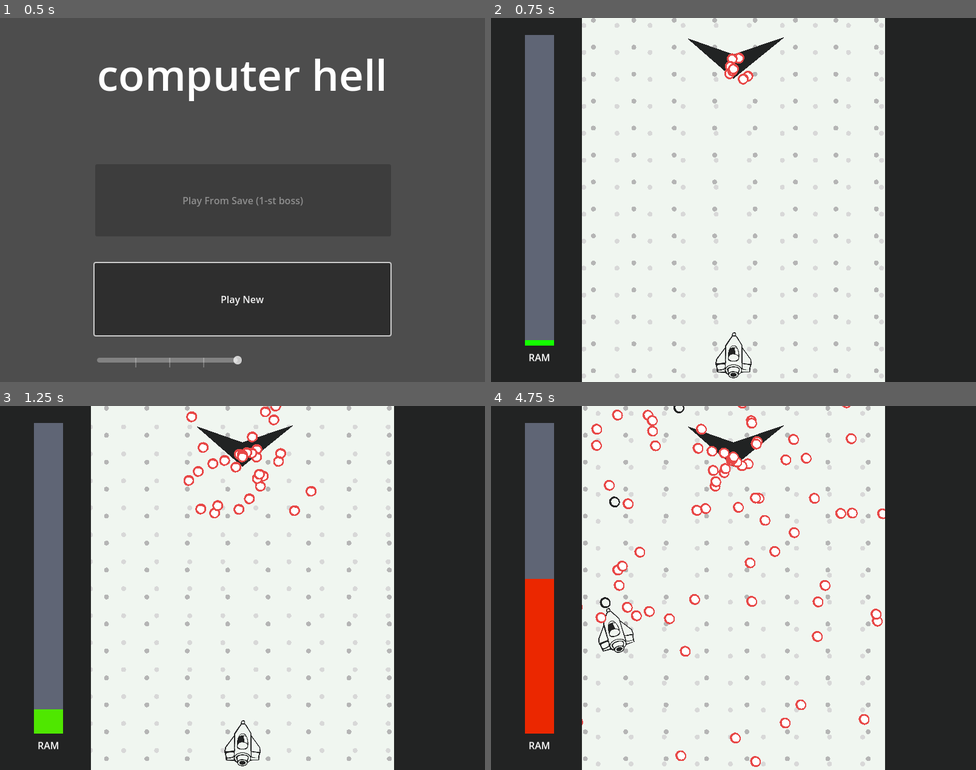
Above: before the commit, frames 1-4 (two rows, left to right).
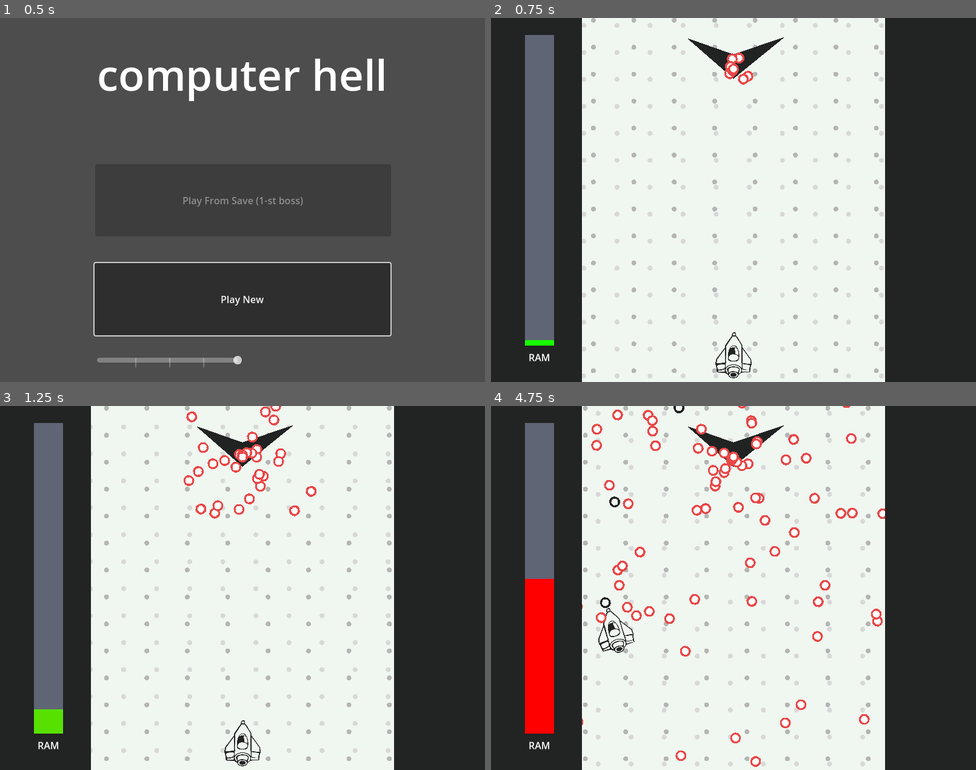
Above: after the commit, the same moments.

Repository: RainMa22/BulletHell
Game: Godot game, scene res://Scenes/Title.tscn
Same seed, same stepped clock (60 frames per second), same inputs: the game is played once before the commit and once after it.
Inputs:
- Up to frame 1 (0.5 s): no input
- Up to frame 2 (0.75 s): click "Play New" at 0.5 s
- Up to frame 3 (1.25 s): no input
- Up to frame 4 (4.75 s): hold D (Right) 1.28-2.03 s; hold Z (Shoot) 1.28-2.03 s; hold S (Down) 2.03-2.78 s; tap Z (Shoot) at 2.1, 3.6 s; hold D (Right) 2.78-3.53 s; hold Z (Shoot) 2.78-3.53 s; hold W (Up) 3.53-4.28 s; hold A (Left) from 4.28 s (still down); hold Z (Shoot) from 4.28 s (still down)

Frame 1 is identical in both runs. In frame 2, less than 0.1% of the frame differs, in the area x 48-55%, y 9-18%; in frame 3, 0.1%; in frame 4, 3.0%, in the area x 7-82%, y 0-100%.

Commit message:
created a singal from rambar that emits to Global, which then emits a singal to the StyleManagers

Diff:
--- a/src/bullet/BulletStyleManager.gd
+++ b/src/bullet/BulletStyleManager.gd
@@ -1,7 +1,6 @@
 class_name BulletStyleManager extends Object
 
 const DOODLE: Shader = preload("res://src/bullet/DoodleBullet.gdshader")
-var rng: RandomNumberGenerator
 
 var body_node: Sprite2D
 var outline_node:Sprite2D
@@ -13,7 +12,7 @@
 	self.outline_node = outline_node
 	outline_material = outline_node.material
 	styleMaterial =  ShaderMaterial.new()
-	rng = Global.rng
+	Global.style_changed.connect(self.on_style_change)
 
 func get_body_color() -> Color:
 	return body_node.modulate
@@ -23,14 +22,14 @@
 
 func on_style_change() -> void:
 	match(Global.current_style):
-		Global.style.DOODLE:
+		Global.Style.DOODLE:
 			body_node.visible = false;
 			outline_material = outline_node.material
 			outline_node.material = styleMaterial
 			styleMaterial.set_shader(DOODLE)
 			styleMaterial.set_shader_parameter("color", get_body_color())
 			styleMaterial.set_shader_parameter("outline", get_outline_color())
-			#styleMaterial.set_shader_parameter("rand_val", rng.randf())
+			styleMaterial.set_shader_parameter("ID", Global.current_time)
 		_:
 			body_node.visible = true;
 			outline_node.material = outline_material;
--- a/src/bullet/DoodleBullet.gdshader
+++ b/src/bullet/DoodleBullet.gdshader
@@ -2,6 +2,8 @@
 
 uniform vec4 color = vec4(1.);
 uniform vec4 outline = vec4(0,0,0,1.);
+uniform float changes_per_second = 1.0;
+uniform float ID = 1.;
 
 float rand(float x){
 	return fract(sin(dot(x,0.1))*43758.5453);
@@ -19,7 +21,7 @@
 
 //1 - dimension perlin - sort-of
 float smoothrand(float x){
-	float size = 1.;
+	float size = 2.;
 
 	float a_point = floor(x/size)*size;
 	float dist_from_a = x - a_point;
@@ -41,12 +43,15 @@
 	float theta = (atan(y,x));
 
 	float alpha = 1.0;
-	float offset = (noise(theta+0.1+TIME)-.5)/10.;
-	float offset2 = (noise(theta+0.1-TIME)-.5)/16.;
-	if(radius < .3 + offset){
+	float variant_num = floor(TIME*changes_per_second + ID);
+	float body = .2 + noise(variant_num*7.)/20.;
+	float outline_size = .4 + noise(variant_num*13.)/40.;
+	float offset = (noise(sin(theta*2.)*TAU-variant_num*7.))/10.;
+	float offset2 = (noise(sin(theta*1.5)*TAU-variant_num*13.))/16.;
+	if(radius < body + offset){
 		COLOR = color;
 
-	} else if(radius < .45 + offset2){
+	} else if(radius < outline_size + offset2){
 		//alpha = 1.0;
 		COLOR = outline;
 	} else {
--- a/src/bullet/DoodlePreview.tscn
+++ b/src/bullet/DoodlePreview.tscn
@@ -8,6 +8,8 @@
 shader = ExtResource("2_r6mdi")
 shader_parameter/color = Vector4(1, 1, 1, 1)
 shader_parameter/outline = Vector4(0, 0, 0, 1)
+shader_parameter/changes_per_second = 1.0
+shader_parameter/ID = 1.0
 
 [sub_resource type="CircleShape2D" id="CircleShape2D_qvb2s"]
 radius = 8.15
--- a/src/global/Global.gd
+++ b/src/global/Global.gd
@@ -1,9 +1,26 @@
 extends Node
 
 var current_boss : int
-enum style {DOODLE,UNKNOWN}
-var current_style: style = style.DOODLE;
-var rng: RandomNumberGenerator;
+enum Style {DOODLE=0, REGULAR=1}
+var current_style: Style = Style.DOODLE;
+var current_time: float;
+
+#STYLE MANAGEMENT
+signal style_changed(new_style)
+@onready var style_change_cooldown = 0;
+const STYLE_CHANGE_INTERVAL = 3.;
+func change_style(style = null):
+	if style_change_cooldown > 0 : return
+	if style == null:
+		style = current_style
+		var rng = RandomNumberGenerator.new()
+		while(style == current_style):
+			style = Style.values()[rng.randi_range(0,Style.size()-1)]
+			print("changing style to {style}!".format({"style": style}))
+	style_change_cooldown += STYLE_CHANGE_INTERVAL
+	current_style = style;
+	style_changed.emit(style)
+
 
 # BULLET COUNTER GLOBAL PROPERTY
 signal bullet_counter_increased(new_value)
@@ -11,7 +28,7 @@
 var bullet_counter : int = 0:
 	set(val):
 
-		chaos_value = float(val) / 100 # UPDATE THE CHAOS VALUE with the new value
+		chaos_value = float(val) / 90 # UPDATE THE CHAOS VALUE with the new value
 
 		if val > bullet_counter:
 			bullet_counter_increased.emit(val) # Increase, emit signal.
@@ -28,5 +45,9 @@
 var chaos_value := 0.0 # A value proportional to the number of bullets on screen.
 
 func _ready():
-	rng = RandomNumberGenerator.new()
+	current_time = 0.
 	current_boss = 1
+
+func _process(delta):
+	current_time += delta
+	style_change_cooldown = max(0, style_change_cooldown - delta)
--- a/src/ui/RAMBar.gd
+++ b/src/ui/RAMBar.gd
@@ -8,17 +8,22 @@
 ######################################################
 
 var style_box: StyleBoxFlat;
+signal ram_full()
+
 func _ready():
 	Global.bullet_counter_decreased.connect(on_change_bullet_counter) # Connecting signals from the global state.
 	Global.bullet_counter_increased.connect(on_change_bullet_counter)
 	style_box= self.get_theme_stylebox("fill").duplicate()
 	style_box.bg_color.b = 0
 	self.add_theme_stylebox_override("fill",style_box)
+	ram_full.connect(Global.change_style)
 
 func _process(delta):
 	value = move_toward(value, target_value, delta / 10)
 	style_box.bg_color.g = min(max_value, max_value - target_value**2)
 	style_box.bg_color.r = target_value/max_value
+	if(value >= max_value):
+		ram_full.emit()
 
 
 
